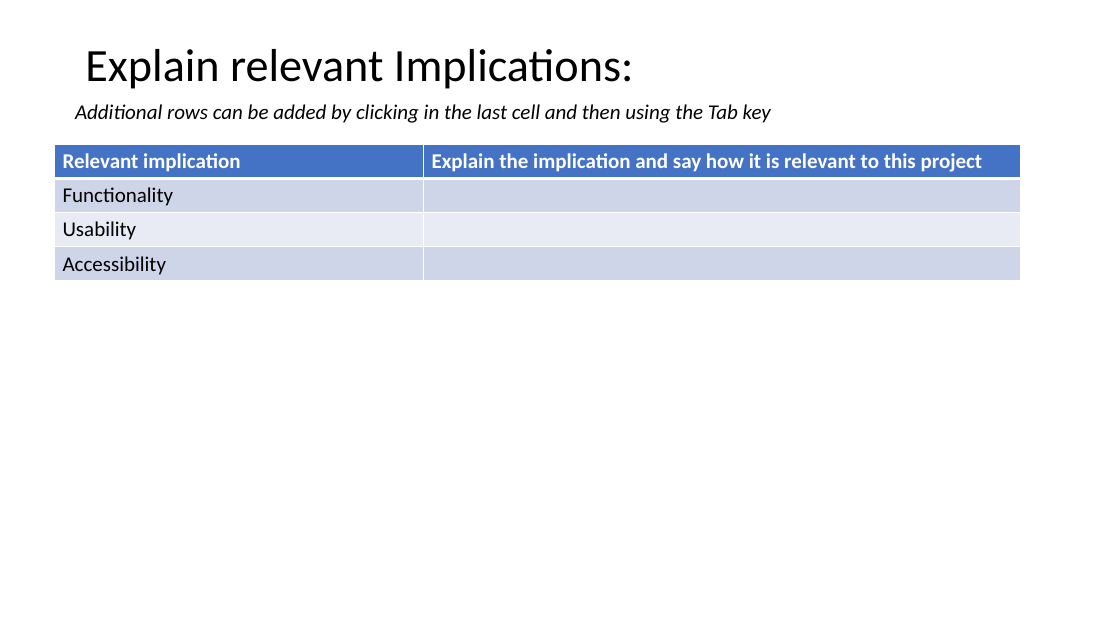
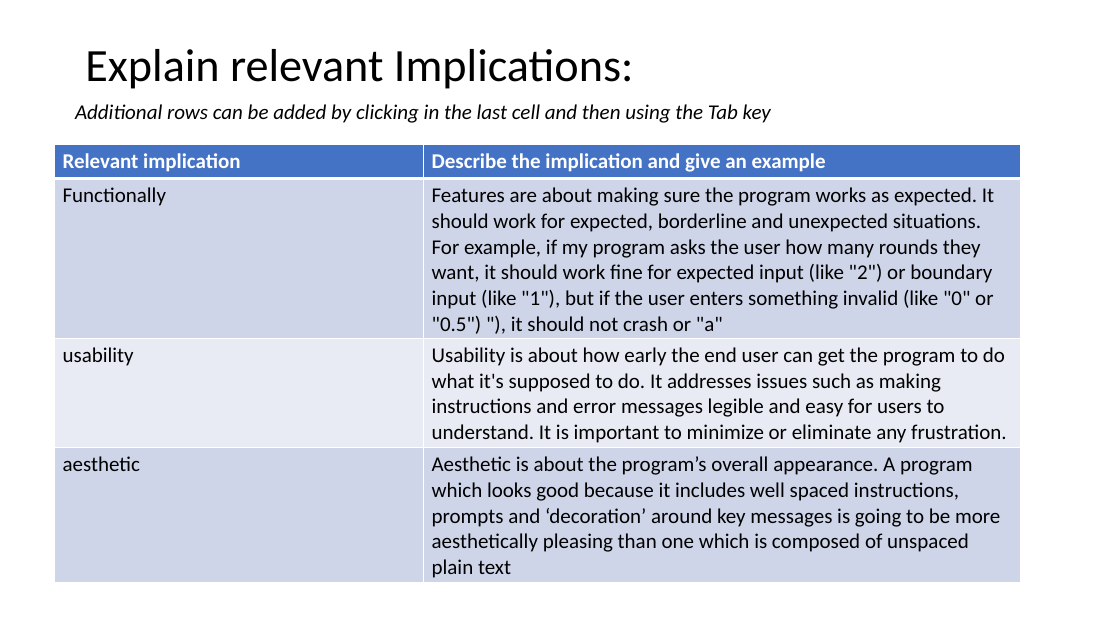
Before and after one commit to mgsthomasxu/pre-assessment, a slide deck: slide 3 of 2.7 and 2.8 Documentation Template .pptx. Drawn at 1120x630 pixels with LibreOffice and Linux fonts; fonts in the diff are those of the drawing. Boxes give left, top, right and bottom in pixels: in the first picture for what was removed or moved away, otherwise in the second. Text is boxed around its words. In the diff, an @@ line names an element or a change of style, - is before the commit and + after.

```diff
--- a/2.7 and 2.8 Documentation Template .pptx
+++ b/2.7 and 2.8 Documentation Template .pptx
@@ table at (54,145,1020,582) @@
-row 1, column 2: Explain the implication and say how it is relevant to this project
+row 1, column 2: Describe the implication and give an example
-row 2, column 1: Functionality
+row 2, column 1: Functionally
@@ row 2, column 2: "" to "Features are about making sure the program works as expected. It should work for expected, borderline and unexpected situations. For example, if my program asks the user how many rounds they want, it should work fine for expected input (like "2") or boundary input (like "1"), but if the user enters something invalid (like "0" or "0.5") "), it should not crash or "a"" @@
-row 3, column 1: Usability
+row 3, column 1: usability
-row 3, column 2: 
+row 3, column 2: Usability is about how early the end user can get the program to do what it's supposed to do. It addresses issues such as making instructions and error messages legible and easy for users to understand. It is important to minimize or eliminate any frustration.
-row 4, column 1: Accessibility
+row 4, column 1: aesthetic
-row 4, column 2: 
+row 4, column 2: Aesthetic is about the program’s overall appearance. A program which looks good because it includes well spaced instructions, prompts and ‘decoration’ around key messages is going to be more aesthetically pleasing than one which is composed of unspaced plain text
```
Also in this commit, not shown: 3 other slides changed, 3 other files.
